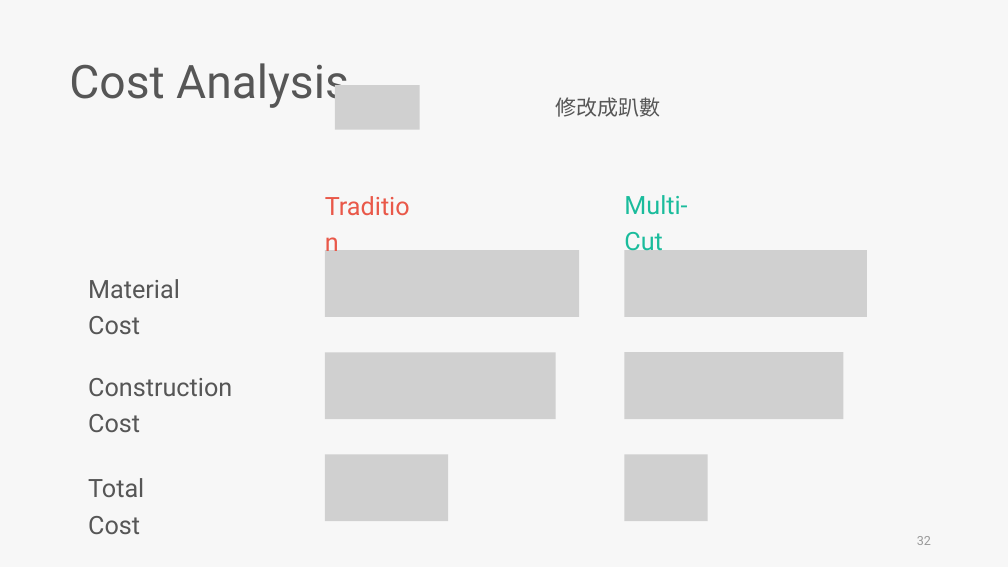
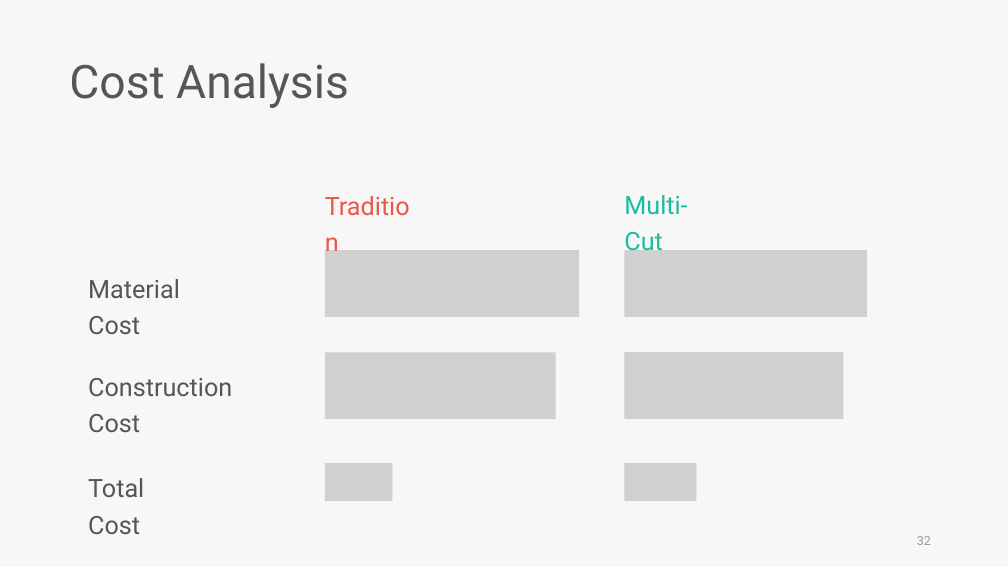
Before and after one commit to skyran1278/thesis, a slide deck: slide 32 of Meeting/20190523 Seminar/20190523 Seminar.pptx. Drawn at 1008x567 pixels with LibreOffice and Linux fonts; fonts in the diff are those of the drawing; grey boxes stand for pictures. Boxes give left, top, right and bottom in pixels: in the first picture for what was removed or moved away, otherwise in the second. Text is boxed around its words. In the diff, an @@ line names an element or a change of style, - is before the commit and + after.

Commit message:
修改最佳化的圖

```diff
--- a/Meeting/20190523 Seminar/20190523 Seminar.pptx
+++ b/Meeting/20190523 Seminar/20190523 Seminar.pptx
@@ picture removed at [335, 85, 420, 130] @@
@@ text removed at [556, 97, 661, 117] @@
-修改成趴數
@@ picture removed at [325, 454, 448, 521] @@
@@ picture added at [325, 464, 393, 501] @@
@@ picture removed at [625, 454, 708, 521] @@
@@ picture added at [625, 464, 696, 501] @@
```
Also in this commit, not shown: 4 other slides changed.
